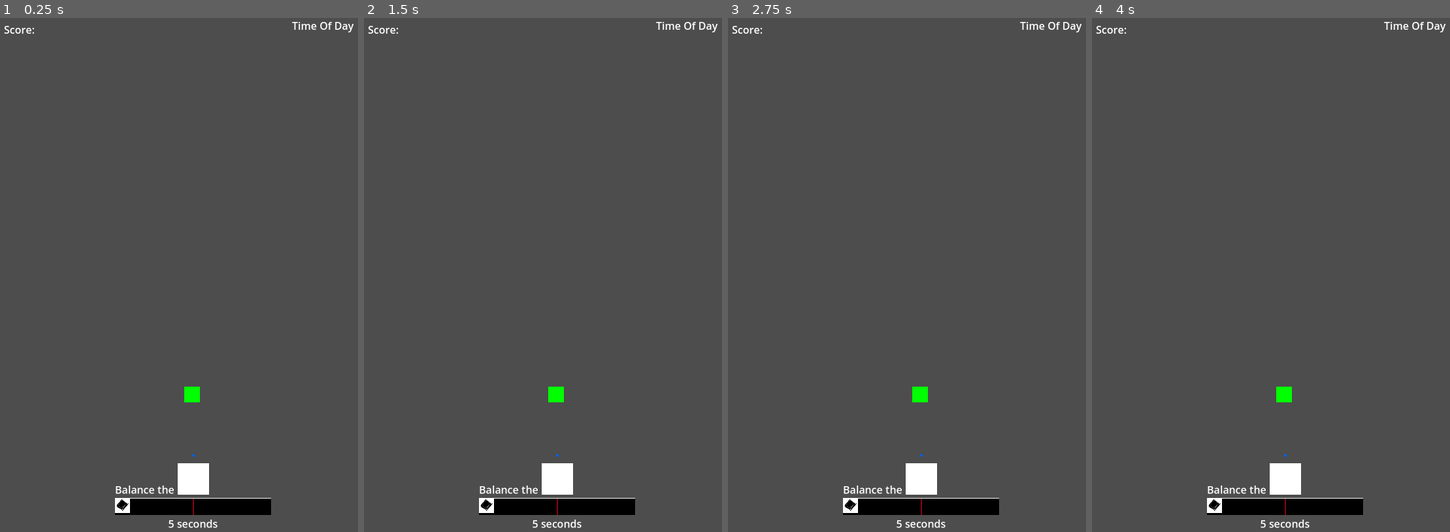
Above: before the commit, frames 1-4 (left to right).
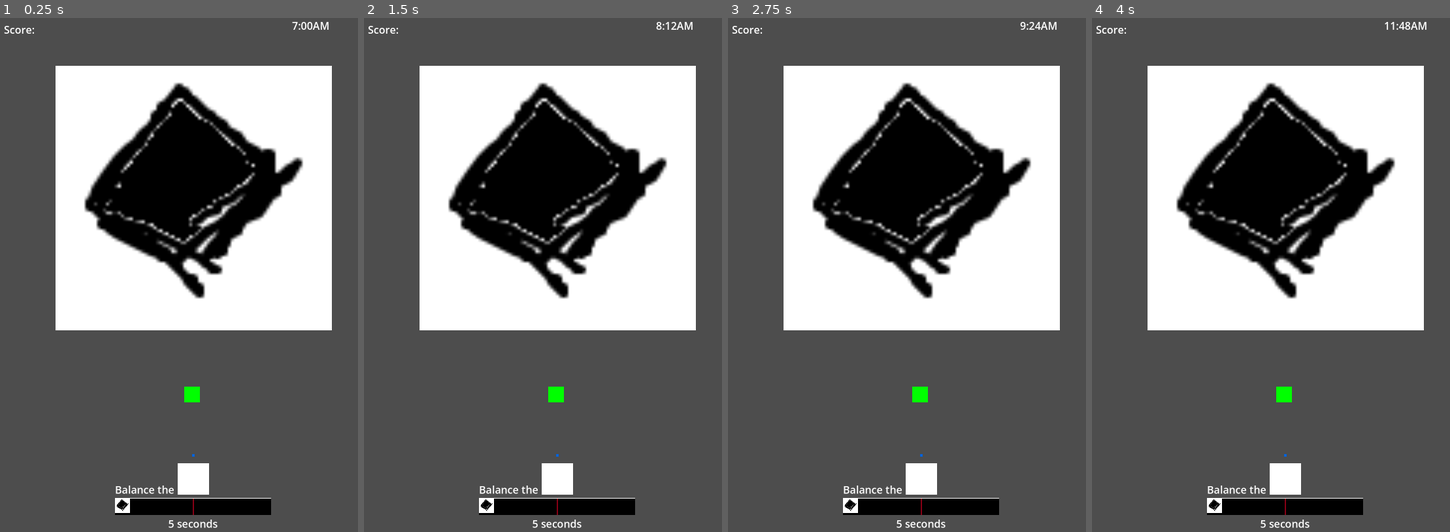
Above: after the commit, the same moments.

Repository: AndrewJDGalga/ggj2024
Game: Godot game, scene res://levels/testaj.tscn
Same seed, same stepped clock (60 frames per second), same inputs: the game is played once before the commit and once after it. The project has no main scene, so this scene is started directly.
Inputs:
- Up to frame 1 (0.25 s): no input
- Up to frame 2 (1.5 s): tap Enter at 0.5 s; hold Up (action1) 0.53-1.28 s; tap Space at 1.25 s; tap Down (action2) at 1.35 s
- Up to frame 3 (2.75 s): tap Enter at 2 s; hold Up (action1) from 2.03 s (still down)
- Up to frame 4 (4 s): tap Space at 2.75 s; release Up (action1) at 2.78 s; tap Down (action2) at 2.85 s; tap Enter at 3.5 s; hold Up (action1) from 3.53 s (still down)

The runs differ from the first frame. In frame 1, 39% of the frame differs, in the area x 15-99%, y 0-61%; in frame 2, 39%; in frame 3, 39%; in frame 4, 39%.
Error in both runs: Invalid call to function 'start' in base 'VBoxContainer (BalanceMeter.gd)'. Expected 1 arguments. (res://entities/curtis.gd:72)

Commit message:
Implement time of day
Implement score tracking

Diff:
--- a/entities/curtis.gd
+++ b/entities/curtis.gd
@@ -51,7 +51,7 @@
 			game_manager.PLAY_STATE.CATCHING:
 				pass
 			game_manager.PLAY_STATE.CATCH_SUCCEED:
-				print("Caught!")
+				#print("Caught!")
 				var item_data = load("res://items/Salmon.tres")
 				var item_instance = item_data.duplicate()
 				item_instance.item_weight = rng.randi_range(0,100)
--- a/levels/game_manager.gd
+++ b/levels/game_manager.gd
@@ -1,8 +1,53 @@
 extends Node2D
 
 class_name Game_Manager
+
+var timer = Timer.new()
+var time_hour:int = 0
+var time_minutes:int = 0
+var time_am = true
+@export var day_length = 10
+@export var hour_start = 6
+@export var hour_end = 18
+
+signal update_score(new_value)
 
 enum PLAY_STATE {TEST, LINE_UP, POWER, ACCURACY, CASTING, CATCHING, CATCH_FAIL,
 	CAST_SUCCEED, CATCH_SUCCEED, STANDUP_SITDOWN, WALKING, WRESTLING}
 var cur_state : PLAY_STATE = PLAY_STATE.TEST
 @export var lure_y_limit := -650
+var score:int
+
+func set_score(new_score:int):
+	score = new_score
+	$ScoreUI.set_text("Score: " + str(score))
+	update_score.emit(score)
+
+func _ready():
+	time_hour = hour_start
+	time_am = true if time_hour < 12 else false
+	timer.connect("timeout", increment_daytime)
+	timer.wait_time = 1
+	timer.one_shot = false
+	add_child(timer)
+	timer.start()
+	update_time_ui()
+
+func increment_daytime():
+	var hour:float = ((hour_end-hour_start) / float(day_length)) * 60
+	time_minutes += ceil(hour)
+	while (time_minutes >= 60):
+		time_minutes = time_minutes - 60
+		time_hour += 1
+
+	time_am = false if time_hour >= 12 || time_hour == 0 else true
+	time_hour = time_hour % 24
+
+	update_time_ui()
+
+func update_time_ui():
+	var TimeEnd = "AM" if time_am else "PM"
+	var time_hour_formatted = time_hour if time_hour < 13 else time_hour - 12
+	if (time_hour < 12):
+		time_hour_formatted += 1
+	$TimeOfDayText.set_text(str(time_hour_formatted) + ":" + str(time_minutes).pad_zeros(2) + TimeEnd)
--- a/levels/testaj.tscn
+++ b/levels/testaj.tscn
@@ -1,12 +1,33 @@
-[gd_scene load_steps=4 format=3 uid="uid://eg50hifamjev"]
+[gd_scene load_steps=7 format=3 uid="uid://eg50hifamjev"]
 
 [ext_resource type="PackedScene" uid="uid://crmbqldvypv24" path="res://entities/curtis.tscn" id="1_7jb4x"]
 [ext_resource type="Script" path="res://levels/game_manager.gd" id="1_nvk7h"]
 [ext_resource type="PackedScene" uid="uid://bgouue1wlme4b" path="res://components/fishing_zone.tscn" id="3_6qolk"]
+[ext_resource type="Texture2D" uid="uid://vlh1uirlb4kh" path="res://UI/Icons/MeterPoint.png" id="4_jgtcq"]
+
+[sub_resource type="Animation" id="Animation_qu365"]
+resource_name = "TimeOfDay"
+length = 6.0
+tracks/0/type = "value"
+tracks/0/imported = false
+tracks/0/enabled = true
+tracks/0/path = NodePath(".:rotation")
+tracks/0/interp = 1
+tracks/0/loop_wrap = true
+tracks/0/keys = {
+"times": PackedFloat32Array(0, 6),
+"transitions": PackedFloat32Array(1, 1),
+"update": 0,
+"values": [0.0, 6.28319]
+}
+
+[sub_resource type="AnimationLibrary" id="AnimationLibrary_jqub8"]
+_data = {
+"TimeOfDay": SubResource("Animation_qu365")
+}
 
 [node name="TestAJ" type="Node2D"]
 script = ExtResource("1_nvk7h")
-lure_y_limit = null
 
 [node name="waterTest" type="ColorRect" parent="."]
 visible = false
@@ -47,3 +68,24 @@
 offset_right = 589.0
 offset_bottom = 59.0
 text = "Time Of Day"
+
+[node name="TimeBackground" type="TextureRect" parent="."]
+anchors_preset = 8
+anchor_left = 0.5
+anchor_top = 0.5
+anchor_right = 0.5
+anchor_bottom = 0.5
+offset_left = 98.0
+offset_top = 82.0
+offset_right = 521.0
+offset_bottom = 488.0
+grow_horizontal = 2
+grow_vertical = 2
+pivot_offset = Vector2(221, 203)
+texture = ExtResource("4_jgtcq")
+stretch_mode = 4
+
+[node name="AnimationPlayer" type="AnimationPlayer" parent="TimeBackground"]
+libraries = {
+"": SubResource("AnimationLibrary_jqub8")
+}
